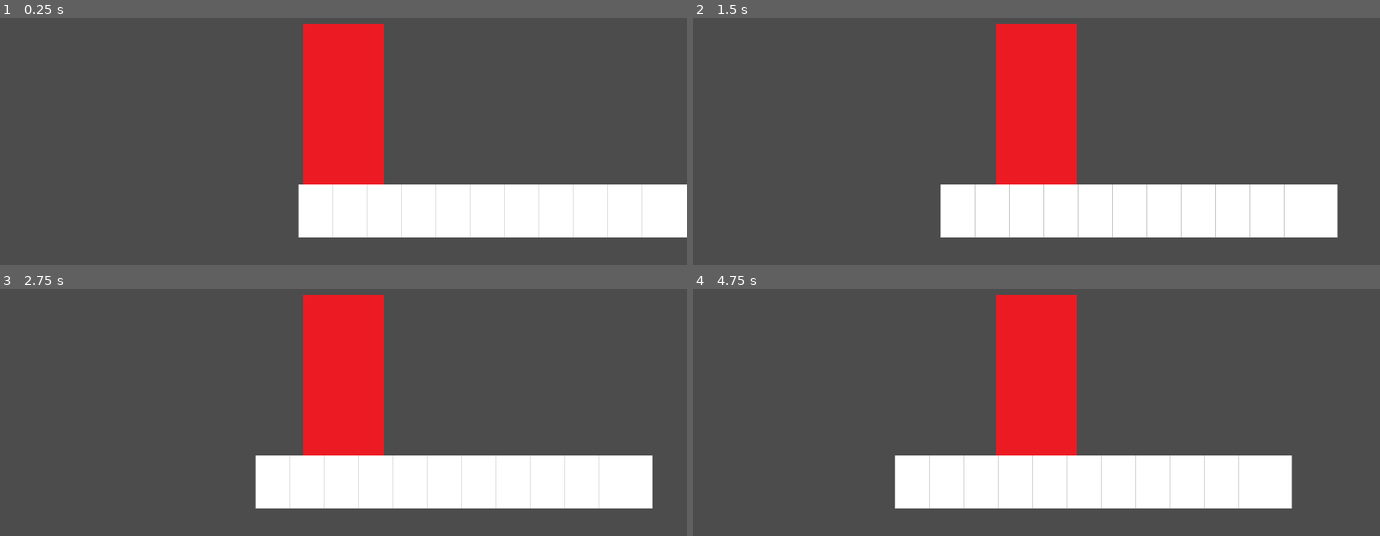
Above: before the commit, frames 1-4 (two rows, left to right).
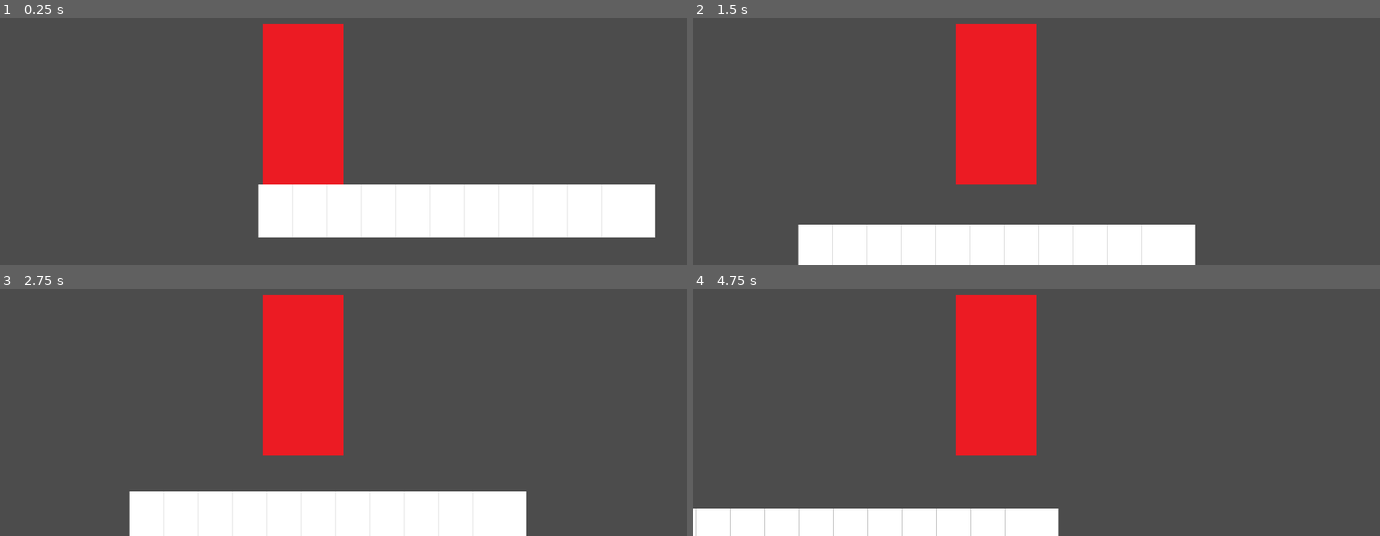
Above: after the commit, the same moments.

Repository: nateslagter/Ninja-Man-Quest-for-the-Shuriken
Game: Godot game, scene res://src/levels/testLevel.tscn
Two runs of this game, one before a commit and one after it. Both use one fixed random seed, a clock stepped at 60 frames per second and the inputs below.
Inputs:
- Up to frame 1 (0.25 s): no input
- Up to frame 2 (1.5 s): tap Enter at 0.5 s; hold Right (move_right) from 0.53 s (still down); tap Space (jump) at 0.6, 0.77, 1.07, 1.35 s
- Up to frame 3 (2.75 s): tap Space (jump) at 1.52, 1.82, 2.1 s; release Right (move_right) at 2.03 s; hold Left (move_left) from 2.03 s (still down)
- Up to frame 4 (4.75 s): release Left (move_left) at 2.78 s; hold Right (move_right) 2.78-4.28 s; tap Space (jump) at 2.85, 3.02, 3.32, 3.6, 3.77, 4.07, 4.35, 4.52 s; hold Left (move_left) from 4.28 s (still down)

The runs differ from the first frame. In frame 1, 10% of the frame differs, in the area x 37-100%, y 2-89%; in frame 2, 26%; in frame 3, 25%; in frame 4, 26%, in the area x 0-88%, y 2-100%.

Commit message:
Add camera to player

Diff:
--- a/src/actors/Player.gd
+++ b/src/actors/Player.gd
@@ -1,8 +1,8 @@
 extends KinematicBody2D
 
 
-const run_speed := 100
-const jump_speed := -300
+const run_speed := 300
+const jump_speed := -400
 const gravity := 700
 
 var velocity := Vector2()
--- a/src/actors/Player.tscn
+++ b/src/actors/Player.tscn
@@ -18,6 +18,6 @@
 shape = SubResource( 1 )
 
 [node name="Camera2D" type="Camera2D" parent="."]
+position = Vector2( 75, 0 )
 current = true
-limit_top = -300
-limit_bottom = 600
+process_mode = 0
--- a/src/levels/Camera2D.gd
+++ /dev/null
@@ -1,7 +0,0 @@
-extends Camera2D
-
-onready var player := get_node("../../Player")
-
-func _process(_delta) -> void:
-	if get_node_or_null("../../Player"):
-		position.x = player.position.x
